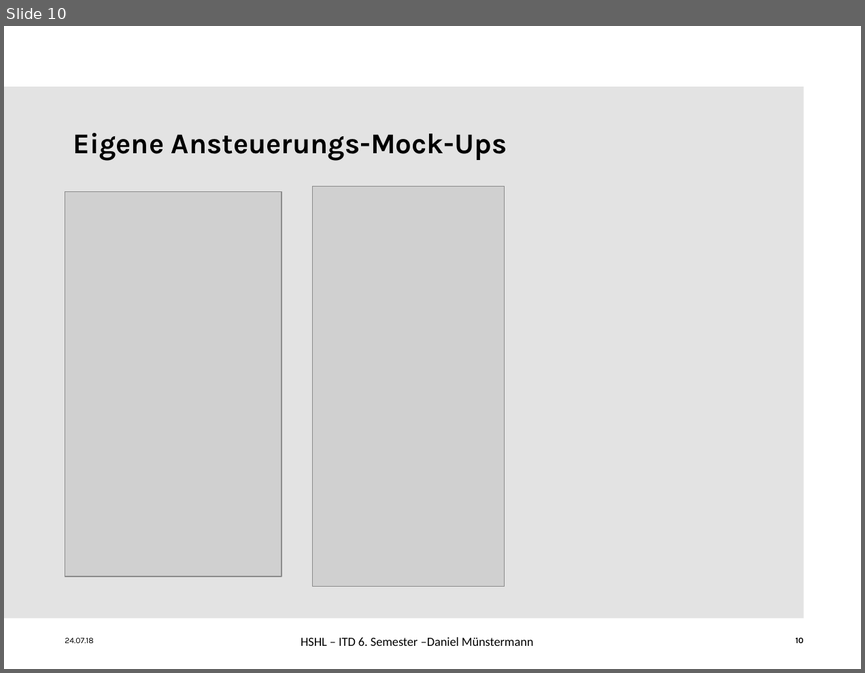
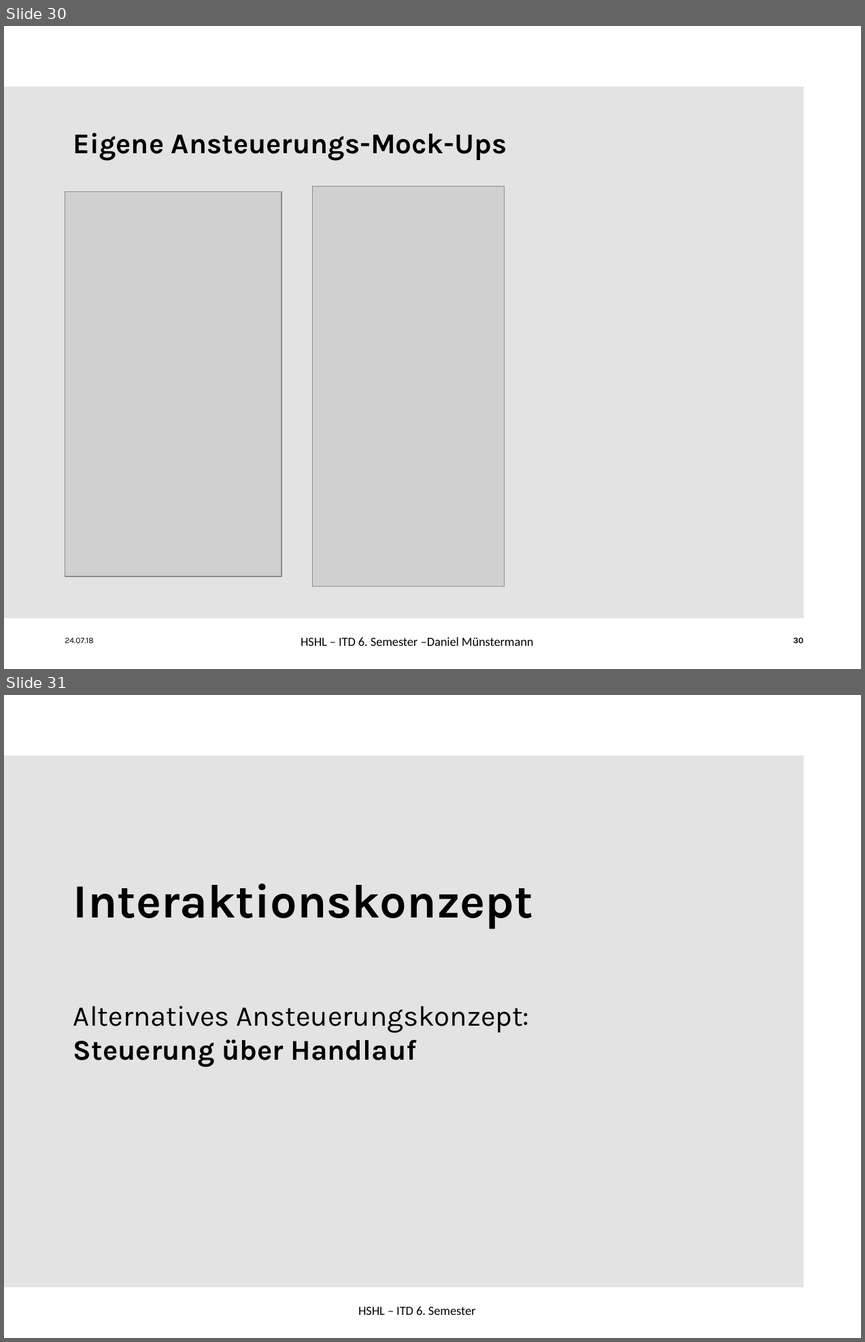
Before and after one commit to ChristineAgethen/Interaktionskonzept_Rollstuhl, a slide deck: Interaktionskonzept.pptx. Shown one above the other, each under a label of ours: slide 10 before the commit, slides 30 and 31 after it. The pictures are 865x673 and 865x1342 pixels, drawn with LibreOffice and Linux fonts; fonts in the diff are those of the drawing; grey boxes stand for pictures; background and template pictures are left out. Boxes give left, top, right and bottom in pixels: in the first picture for what was removed or moved away, otherwise in the second. Text is boxed around its words. In the diff, an @@ line names an element or a change of style, - is before the commit and + after.

```diff
--- a/Interaktionskonzept.pptx
+++ b/Interaktionskonzept.pptx
@@ slide 31 added at <box>4,695,861,1338</box>, background #FFFFFF; not listed: 1 template element that a slide beside it also shows @@
@@ title added at <box>73,883,533,928</box>, 40 pt, text #000000, bold @@
+Interaktionskonzept
@@ subtitle added at <box>73,1006,530,1067</box>, 24 pt, text #000000 @@
+Alternatives Ansteuerungskonzept:
+Steuerung über Handlauf
@@ text added at <box>358,1306,475,1314</box>, 10.5 pt, text #000000 @@
+HSHL – ITD 6. Semester
@@ what was slide 10 is now slide 30 @@
@@ page number at <box>793,637,803,643</box>: text changed @@
-10
+30
```
Also in this commit, not shown: 3 slides changed, 5 other slides added.
